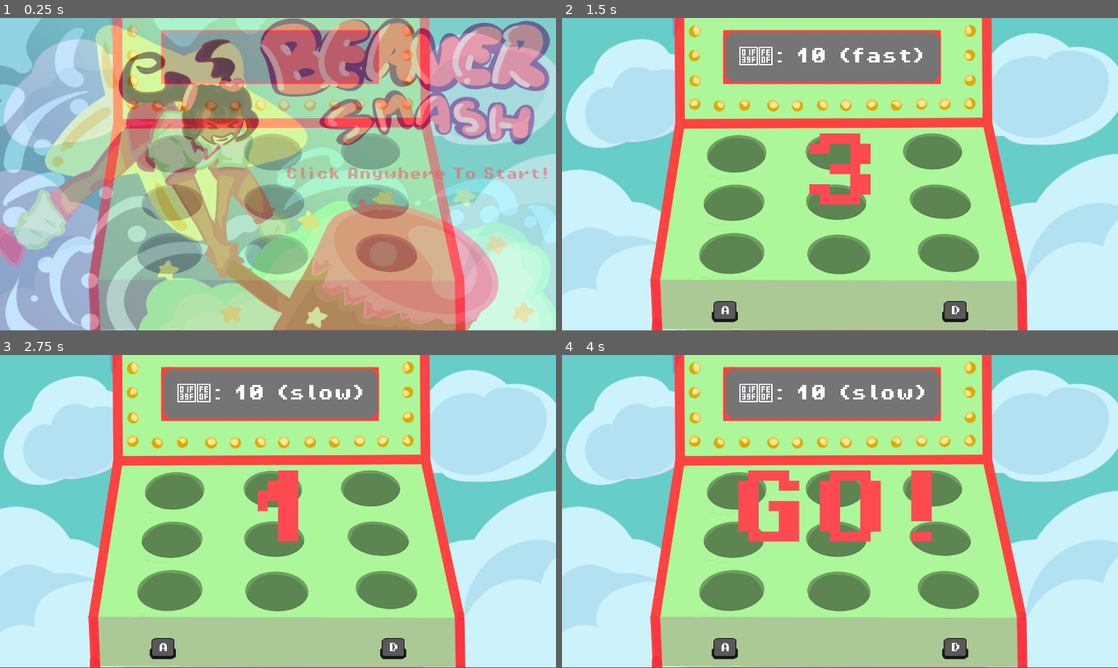
Above: before the commit, frames 1-4 (two rows, left to right).
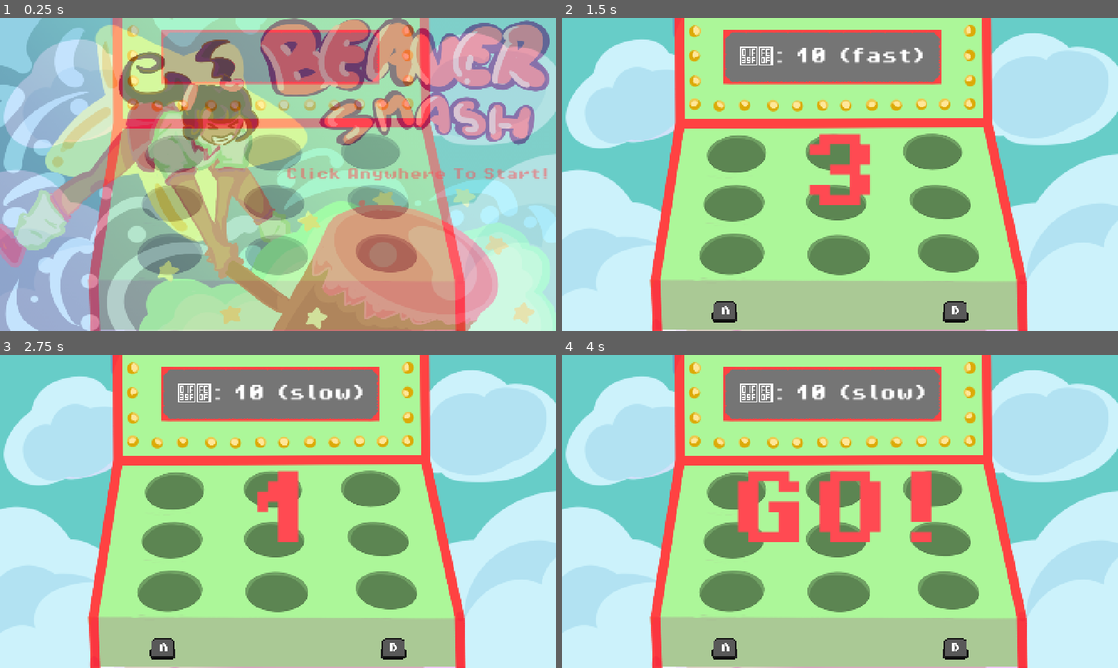
Above: after the commit, the same moments.

Repository: LuciproG/BeaverSmash
Game: Godot game, scene res://scenes/Main.tscn
The game is run twice, just before and just after one commit, with the same random seed, the same clock (stepped at 60 frames per second) and the same inputs. Sound files missing from this copy of the repository are replaced by a short silence.
Inputs (mouse positions are in pixels of both pictures, inside the frame that each line leads up to):
- Up to frame 1 (0.25 s): no input
- Up to frame 2 (1.5 s): click (840, 174) at 0.5 s; tap Enter at 1.25 s; move the mouse to (962, 158) at 1.27 s; tap D (mode_fast) at 1.35 s; click (962, 158) at 1.42 s
- Up to frame 3 (2.75 s): move the mouse to (166, 527) at 2.02 s; tap A (mode_slow) at 2.1 s; click (166, 527) at 2.17 s
- Up to frame 4 (4 s): move the mouse to (895, 442) at 2.77 s; tap D (mode_fast) at 2.85 s; click (895, 442) at 2.92 s; move the mouse to (812, 574) at 3.52 s; tap A (mode_slow) at 3.6 s; click (812, 574) at 3.67 s
In our replay, the window is 800x449 before the commit and 800x450 after it. These sizes can differ from the game's own. Grey fills any space a smaller window leaves; there, only what the larger window draws over its background counts as a difference.

The runs differ from the first frame. In frame 1, 4.0% of the frame differs, in the area x 0-100%, y 0-100%; in frame 2, 3.3%; in frame 3, 3.2%; in frame 4, 3.6%.

Commit message:
Limpieza general after patch v0.1
Eliminé todos assets en desuso y renombré muchos otros assets para que fuera más fácil ubicarlos

Diff:
--- a/project.godot
+++ b/project.godot
@@ -21,6 +21,7 @@
 window/size/viewport_height=768
 window/size/mode=3
 window/size/resizable=false
+window/stretch/mode="canvas_items"
 mouse_cursor/custom_image="uid://c1lhpfqvsf1oq"
 mouse_cursor/custom_image_hotspot=Vector2(64, 64)
 
--- a/scenes/GameOverScreen.tscn
+++ b/scenes/GameOverScreen.tscn
@@ -1,7 +1,7 @@
 [gd_scene load_steps=4 format=3 uid="uid://dr20rtawdpsp3"]
 
 [ext_resource type="Texture2D" uid="uid://drikvd6qwy41r" path="res://assets/sprites/GameOverScreen.png" id="1_1tm0t"]
-[ext_resource type="AudioStream" uid="uid://0cc3ddcuduwb" path="res://assets/sounds/perder.mp3" id="1_qo38o"]
+[ext_resource type="AudioStream" uid="uid://0cc3ddcuduwb" path="res://assets/sounds/GameOver Sound.mp3" id="1_qo38o"]
 [ext_resource type="FontFile" uid="uid://bmx3y34nc7k2c" path="res://assets/fonts/PixelOperator8-Bold.ttf" id="2_qo38o"]
 
 [node name="Control" type="Control"]
@@ -49,10 +49,11 @@
 
 [node name="finalScoreLabel" type="Label" parent="."]
 layout_mode = 0
-offset_left = 995.0
+offset_left = 993.0
 offset_top = 568.0
-offset_right = 1265.0
+offset_right = 1263.0
 offset_bottom = 659.0
 theme_override_fonts/font = ExtResource("2_qo38o")
 theme_override_font_sizes/font_size = 85
 text = "999"
+horizontal_alignment = 1
--- a/scenes/Main.tscn
+++ b/scenes/Main.tscn
@@ -3,13 +3,13 @@
 [ext_resource type="Script" uid="uid://cola3m3t7n0eb" path="res://scripts/main.gd" id="1_elqb8"]
 [ext_resource type="Texture2D" uid="uid://bi1k6yn66wly1" path="res://assets/sprites/MainGameScene.png" id="2_lhr70"]
 [ext_resource type="Texture2D" uid="uid://ps5nk35twwts" path="res://assets/sprites/TitleScreen.png" id="3_0bbpv"]
-[ext_resource type="AudioStream" uid="uid://dsoqyi3yjqwiq" path="res://assets/sounds/mainTheme.mp3" id="3_lhr70"]
+[ext_resource type="AudioStream" uid="uid://dsoqyi3yjqwiq" path="res://assets/music/Gameplay Song.mp3" id="3_lhr70"]
 [ext_resource type="FontFile" uid="uid://bmx3y34nc7k2c" path="res://assets/fonts/PixelOperator8-Bold.ttf" id="4_rarhs"]
 [ext_resource type="Texture2D" uid="uid://dlyusfesfl8ne" path="res://assets/sprites/Gerald's Keys/Keys/A-Key.png" id="5_c01mt"]
 [ext_resource type="Texture2D" uid="uid://n3jdjixhy7qo" path="res://assets/sprites/Gerald's Keys/Keys/D-Key.png" id="6_nxtc6"]
-[ext_resource type="AudioStream" uid="uid://drqhnmdb5l2n" path="res://assets/sounds/coin.wav" id="7_nxtc6"]
-[ext_resource type="AudioStream" uid="uid://b6c7vguspjdy6" path="res://assets/sounds/power_up.wav" id="8_jlsqs"]
-[ext_resource type="AudioStream" uid="uid://d30an4uob10ax" path="res://assets/sounds/si_es_menu.mp3" id="9_q8u5g"]
+[ext_resource type="AudioStream" uid="uid://drqhnmdb5l2n" path="res://assets/sounds/Countdown Sound.wav" id="7_nxtc6"]
+[ext_resource type="AudioStream" uid="uid://b6c7vguspjdy6" path="res://assets/sounds/GO! Sound.wav" id="8_jlsqs"]
+[ext_resource type="AudioStream" uid="uid://d30an4uob10ax" path="res://assets/music/Menu Music.mp3" id="9_q8u5g"]
 
 [sub_resource type="AtlasTexture" id="AtlasTexture_jlsqs"]
 atlas = ExtResource("5_c01mt")
@@ -120,6 +120,7 @@
 theme_override_colors/font_color = Color(1, 0.2901961, 0.32156864, 1)
 theme_override_fonts/font = ExtResource("4_rarhs")
 theme_override_font_sizes/font_size = 200
+text = "GO!"
 
 [node name="AKey" type="AnimatedSprite2D" parent="."]
 texture_filter = 1
--- a/scenes/WinScreen.tscn
+++ b/scenes/WinScreen.tscn
@@ -1,6 +1,6 @@
 [gd_scene load_steps=4 format=3 uid="uid://dmes26btgjmig"]
 
-[ext_resource type="AudioStream" uid="uid://cstqwt40ogce7" path="res://assets/sounds/victoria.wav" id="1_q8i45"]
+[ext_resource type="AudioStream" uid="uid://cstqwt40ogce7" path="res://assets/sounds/Victory Sound.wav" id="1_q8i45"]
 [ext_resource type="Texture2D" uid="uid://tm85sp5logv" path="res://assets/sprites/WinScreen.png" id="2_jrum5"]
 [ext_resource type="FontFile" uid="uid://bmx3y34nc7k2c" path="res://assets/fonts/PixelOperator8-Bold.ttf" id="3_f4f3g"]
 
@@ -48,10 +48,11 @@
 
 [node name="finalScoreLabel" type="Label" parent="."]
 layout_mode = 0
-offset_left = 1104.0
+offset_left = 1098.0
 offset_top = 643.0
-offset_right = 1374.0
+offset_right = 1368.0
 offset_bottom = 734.0
 theme_override_fonts/font = ExtResource("3_f4f3g")
 theme_override_font_sizes/font_size = 85
 text = "999"
+horizontal_alignment = 1
--- a/scenes/mole.tscn
+++ b/scenes/mole.tscn
@@ -1,8 +1,8 @@
 [gd_scene load_steps=5 format=3 uid="uid://cjx2tc0quotnp"]
 
 [ext_resource type="Script" uid="uid://c56ah4rpnlumt" path="res://scripts/moleWhack.gd" id="1_0o2lx"]
-[ext_resource type="Texture2D" uid="uid://6ft5pdpci1yo" path="res://assets/sprites/mole dead).png" id="2_kln4g"]
-[ext_resource type="Texture2D" uid="uid://dcpw0bplmyfpu" path="res://assets/sprites/mole1.png" id="3_kln4g"]
+[ext_resource type="Texture2D" uid="uid://6ft5pdpci1yo" path="res://assets/sprites/beaver (dead).png" id="2_kln4g"]
+[ext_resource type="Texture2D" uid="uid://dcpw0bplmyfpu" path="res://assets/sprites/beaver.png" id="3_kln4g"]
 
 [sub_resource type="RectangleShape2D" id="RectangleShape2D_0o2lx"]
 size = Vector2(17.46302, 17.068459)
Not shown, removed: Exports/Html/index.apple-touch-icon.png.import
Not shown, removed: Exports/Html/index.icon.png.import
Not shown, removed: Exports/Html/index.png.import
Not shown, removed: assets/fonts/OFL.txt
Binary file removed: assets/fonts/PixelOperator8.ttf
Not shown, removed: assets/fonts/PixelOperator8.ttf.import
Binary file removed: assets/fonts/PressStart2P-Regular.ttf
Not shown, removed: assets/fonts/PressStart2P-Regular.ttf.import
Not shown, added: assets/music/Gameplay Song.mp3.import
Not shown, added: assets/music/Menu Music.mp3.import
Not shown, removed: assets/music/time_for_adventure.mp3.import
Not shown, removed: assets/sounds/27. Its TV Time! (DELTARUNE Chapter 34 Soundtrack) - Toby Fox.mp3.import
(and 89 more such lines)
